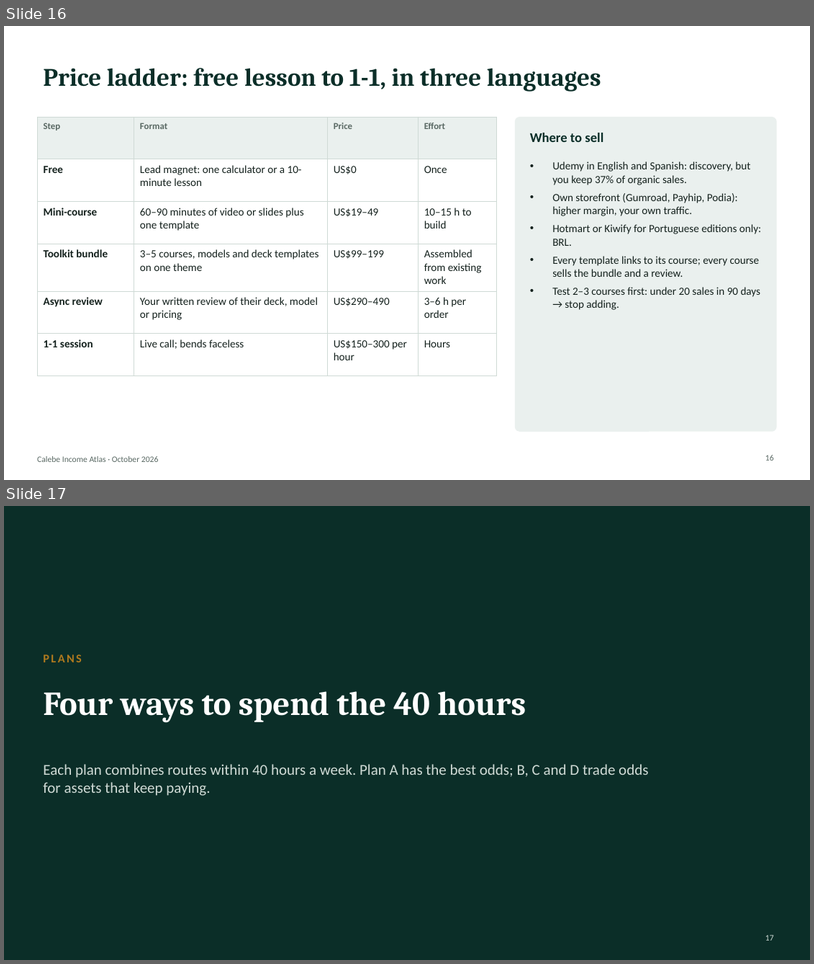
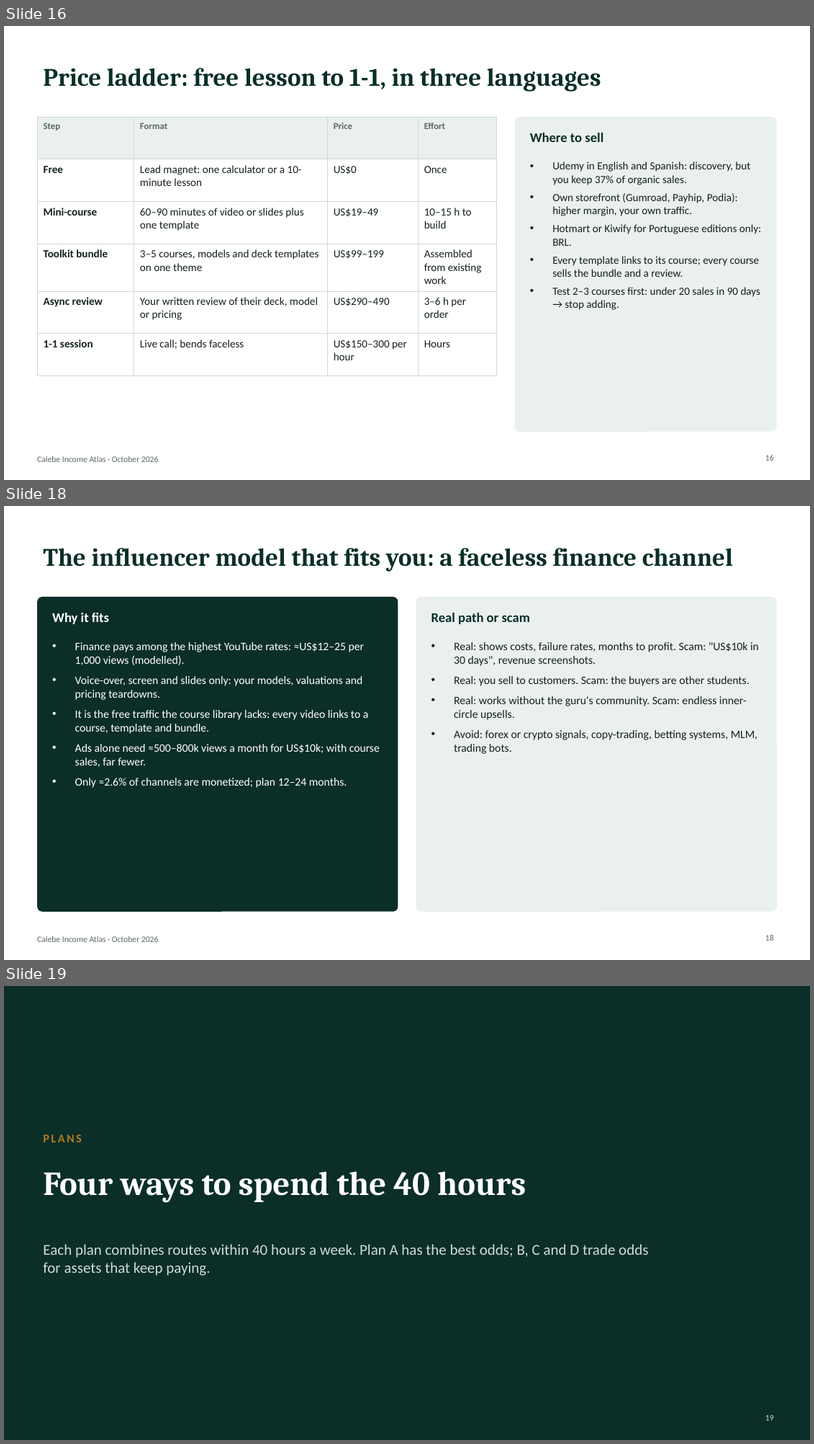
Before and after one commit to algarcalebe-web/legendary-bassoon, a slide deck: research/Calebe_Income_Atlas.pptx. Shown one above the other, each under a label of ours: slides 16 and 17 before the commit, slides 16, 18 and 19 after it; the slides between them are not shown. The pictures are 814x964 and 814x1444 pixels, drawn with LibreOffice and Linux fonts; fonts in the diff are those of the drawing. Boxes give left, top, right and bottom in pixels: in the first picture for what was removed or moved away, otherwise in the second. Text is boxed around its words. In the diff, an @@ line names an element or a change of style, - is before the commit and + after.

```diff
--- a/research/Calebe_Income_Atlas.pptx
+++ b/research/Calebe_Income_Atlas.pptx
@@ slide 18 added at bbox=[4, 506, 810, 960], background #FFFFFF; not listed: 1 template element that a slide beside it also shows @@
@@ title added at bbox=[43, 548, 733, 572], 30 pt, text #0B2E28, bold @@
+The influencer model that fits you: a faceless finance channel
@@ rounded rectangle added at bbox=[37, 597, 399, 911], fill #0B2E28 @@
@@ text added at bbox=[52, 613, 109, 624], 16 pt, text #FFFFFF, bold @@
+Why it fits
@@ rounded rectangle added at bbox=[417, 597, 778, 911], fill #EAF0EE @@
@@ text added at bbox=[432, 613, 530, 624], 16 pt, text #0B2E28, bold @@
+Real path or scam
@@ text added at bbox=[75, 642, 380, 788], 13.5 pt, text #FFFFFF @@
+• Finance pays among the highest YouTube rates: ≈US$12–25 per 1,000 views (modelled).
+• Voice-over, screen and slides only: your models, valuations and pricing teardowns.
+• It is the free traffic the course library lacks: every video links to a course, template and bundle.
+• Ads alone need ≈500–800k views a month for US$10k; with course sales, far fewer.
+• Only ≈2.6% of channels are monetized; plan 12–24 months.
@@ text added at bbox=[454, 642, 759, 754], 13.5 pt, text #14211D @@
+• Real: shows costs, failure rates, months to profit. Scam: "US$10k in 30 days", revenue screenshots.
+• Real: you sell to customers. Scam: the buyers are other students.
+• Real: works without the guru's community. Scam: endless inner-circle upsells.
+• Avoid: forex or crypto signals, copy-trading, betting systems, MLM, trading bots.
@@ page number added at bbox=[766, 934, 774, 940], 10 pt, text #5A6964 @@
+18
@@ what was slide 17 is now slide 19 @@
@@ page number at bbox=[766, 1414, 774, 1420]: text changed @@
-17
+19
```
Also in this commit, not shown: 2 slides changed, 1 other slide added, 2 other files.
